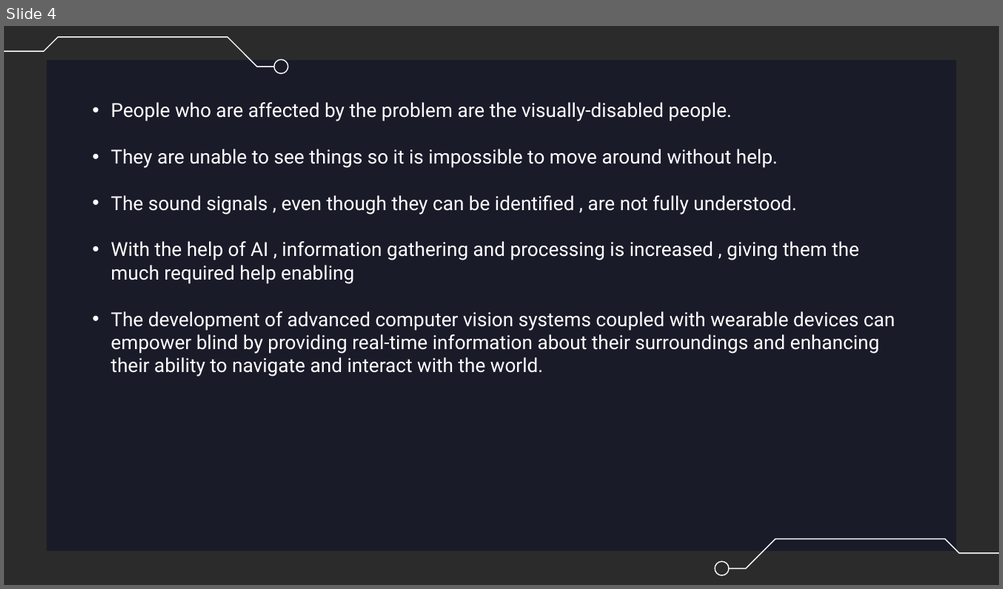
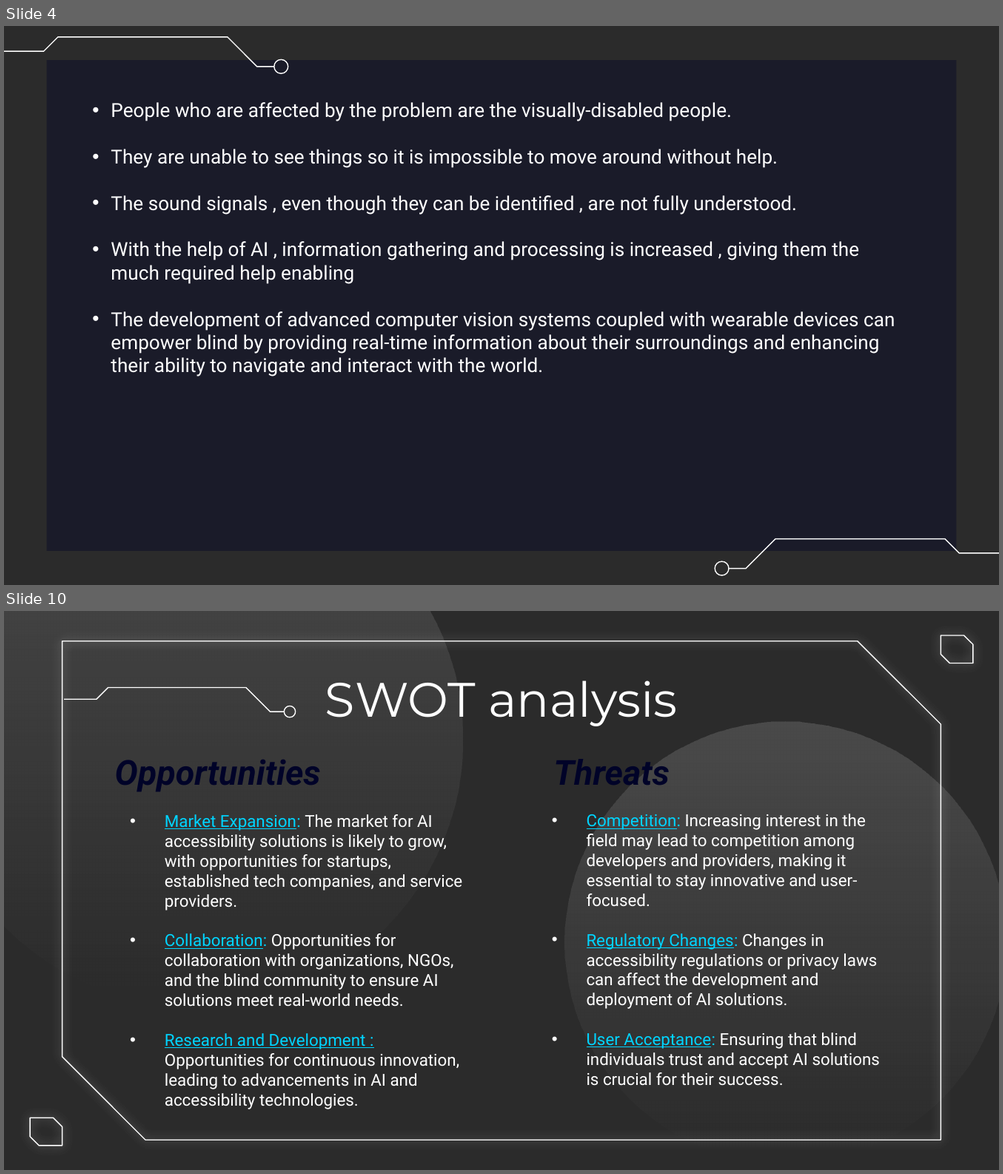
Before and after one commit to Ivin-Mathew/08-CodeVision, a slide deck: Presentation/ENVISIONAI KODIKON.pptx. Shown one above the other, each under a label of ours: slide 4 before the commit, slides 4 and 10 after it; the slides between them are not shown. The pictures are 1003x589 and 1003x1174 pixels, drawn with LibreOffice and Linux fonts; fonts in the diff are those of the drawing; background and template pictures are left out; a plain dark background stands for a picture behind light text. Boxes give left, top, right and bottom in pixels: in the first picture for what was removed or moved away, otherwise in the second. Text is boxed around its words. In the diff, an @@ line names an element or a change of style, - is before the commit and + after.

```diff
--- a/Presentation/ENVISIONAI KODIKON.pptx
+++ b/Presentation/ENVISIONAI KODIKON.pptx
@@ slide 10 added at bbox=[4, 611, 999, 1170], background picture (left out) @@
@@ ellipse added at bbox=[4, 611, 463, 1007], fill gradient #FFFFFF @@
@@ snip diag rect added at bbox=[62, 641, 941, 1140], outline #FFFFFF 0.75 pt @@
@@ snip diag rect added at bbox=[940, 636, 972, 664], outline #FFFFFF 0.75 pt @@
@@ freeform shape added at bbox=[64, 687, 284, 712], outline #FFFFFF 0.75 pt @@
@@ title added at bbox=[325, 681, 677, 726], 35 pt, text #FFFFFF @@
+SWOT analysis
@@ freeform shape added at bbox=[284, 706, 294, 718], outline #FFFFFF 0.75 pt @@
@@ ellipse added at bbox=[564, 721, 999, 1163], fill gradient #FFFFFF @@
@@ title added at bbox=[115, 760, 321, 792], 25 pt, text #000328, bold, italic @@
+Opportunities
@@ title added at bbox=[553, 759, 669, 785], 25 pt, text #000328, bold, italic @@
+Threats
@@ subtitle added at bbox=[165, 815, 462, 1110], 12 pt, text #FFFFFF @@
+• Market Expansion: The market for AI accessibility solutions is likely to grow, with opportunities for startups, established tech companies, and service providers.
+• Collaboration: Opportunities for collaboration with organizations, NGOs, and the blind community to ensure AI solutions meet real-world needs.
+• Research and Development : Opportunities for continuous innovation, leading to advancements in AI and accessibility technologies.
@@ subtitle added at bbox=[586, 814, 879, 1086], 12 pt, text #FFFFFF @@
+• Competition: Increasing interest in the field may lead to competition among developers and providers, making it essential to stay innovative and user-focused.
+• Regulatory Changes: Changes in accessibility regulations or privacy laws can affect the development and deployment of AI solutions.
+• User Acceptance: Ensuring that blind individuals trust and accept AI solutions is crucial for their success.
@@ snip diag rect added at bbox=[30, 1118, 62, 1146], outline #FFFFFF 0.75 pt @@
```
Also in this commit, not shown: 6 slides changed, 2 other slides added, 4 slides removed.
